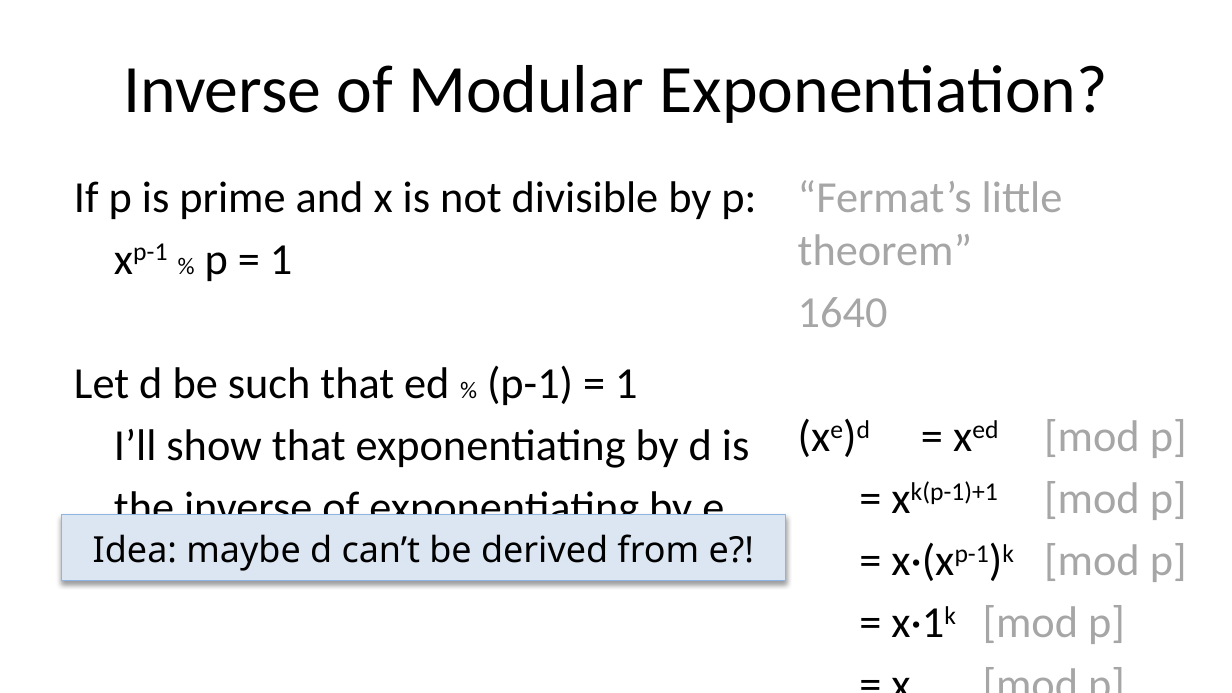
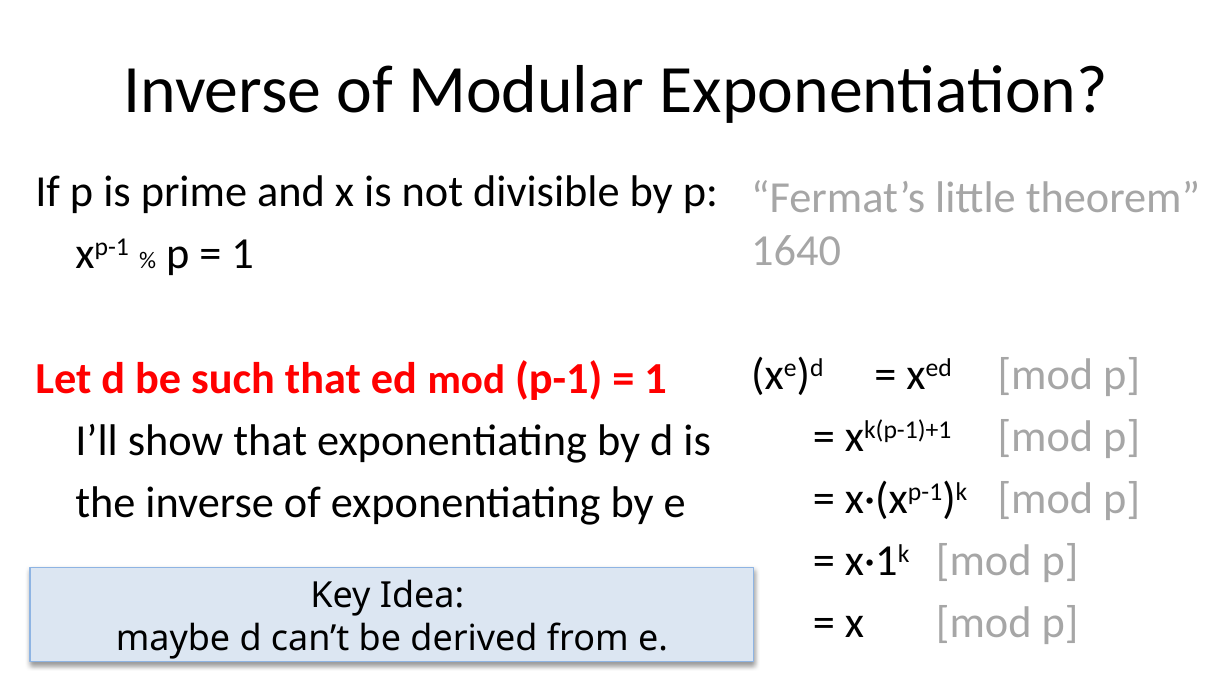
Before and after one commit to noise-lab/security-course, a slide deck: slide 21 of fall2016/lectures/6-PublicKey.pptx (slide 18 before the commit). Drawn at 1232x693 pixels with LibreOffice and Linux fonts; fonts in the diff are those of the drawing. Boxes give left, top, right and bottom in pixels: in the first picture for what was removed or moved away, otherwise in the second. Text is boxed around its words. In the diff, an @@ line names an element or a change of style, - is before the commit and + after.

```diff
--- a/fall2016/lectures/6-PublicKey.pptx
+++ b/fall2016/lectures/6-PublicKey.pptx
@@ text "If p is prime and ...": place and size @@
-text "If p is prime and ..." at [74, 181, 756, 515]
+text "If p is prime and ..." at [35, 175, 718, 525]
@@ text "“Fermat’s little theorem” 1640": place and size @@
-text "“Fermat’s little theorem” 1640" at [798, 180, 1187, 644]
+text "“Fermat’s little theorem” 1640" at [751, 180, 1200, 644]
@@ text at [751, 180, 1200, 265]: text changed @@
-“Fermat’s little theorem”
-1640
+“Fermat’s little theorem” 1640
@@ text at [35, 360, 666, 400]: text changed; text colour #000000 to #FF0000; bold on @@
-Let d be such that ed % (p-1) = 1
+Let d be such that ed mod (p-1) = 1
@@ rectangle "Key Idea: maybe d can’t ...": place and size @@
-rectangle "Key Idea: maybe d can’t ..." at [62, 515, 786, 582]
+rectangle "Key Idea: maybe d can’t ..." at [30, 568, 754, 662]
@@ text in rectangle at [116, 579, 668, 659]: text changed @@
-Idea: maybe d can’t be derived from e?!
+Key Idea:
+maybe d can’t be derived from e.
```
Also in this commit, not shown: 31 other slides changed, 5 slides added, 4 slides removed, 1 other file.
